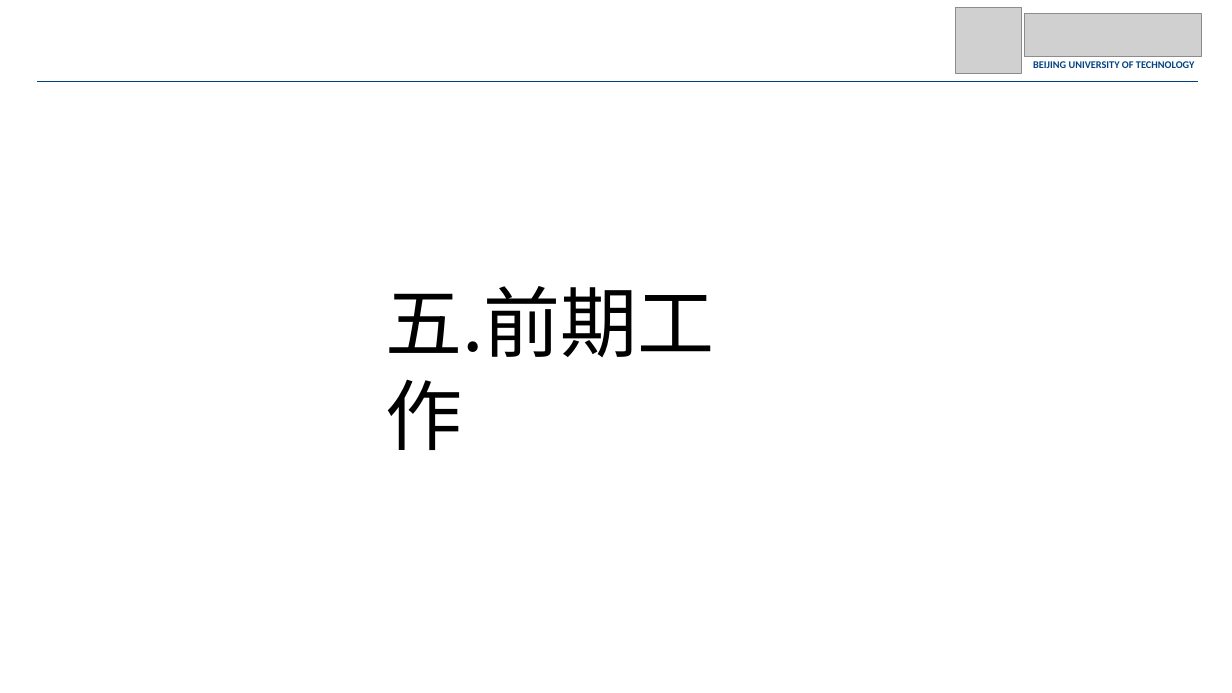
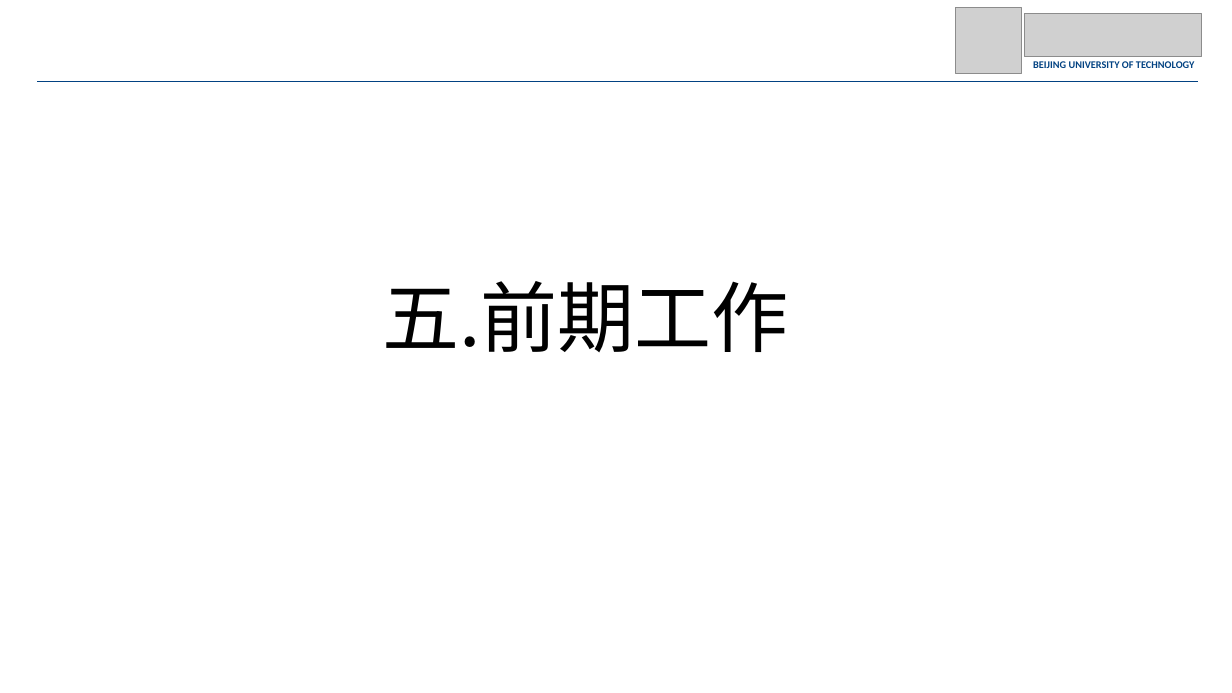
Before and after one commit to JohnnyM1ng/dissertation-proposal, a slide deck: slide 20 of 开题.pptx (slide 23 before the commit). Drawn at 1232x693 pixels with LibreOffice and Linux fonts; fonts in the diff are those of the drawing; grey boxes stand for pictures. Boxes give left, top, right and bottom in pixels: in the first picture for what was removed or moved away, otherwise in the second. Text is boxed around its words. In the diff, an @@ line names an element or a change of style, - is before the commit and + after.

```diff
--- a/开题.pptx
+++ b/开题.pptx
@@ text "五.前期工作" rewrapped from box(385, 286, 714, 450) to box(382, 281, 788, 352) @@
```
Also in this commit, not shown: 13 other slides changed, 3 slides removed.
